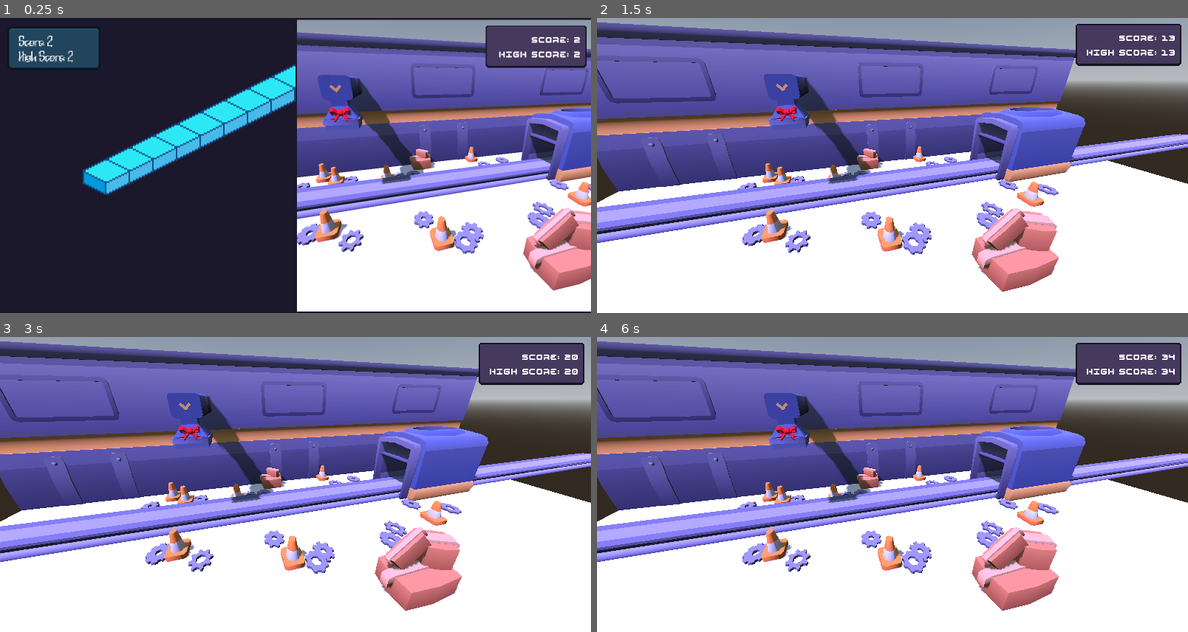
Above: before the commit, frames 1-4 (two rows, left to right).
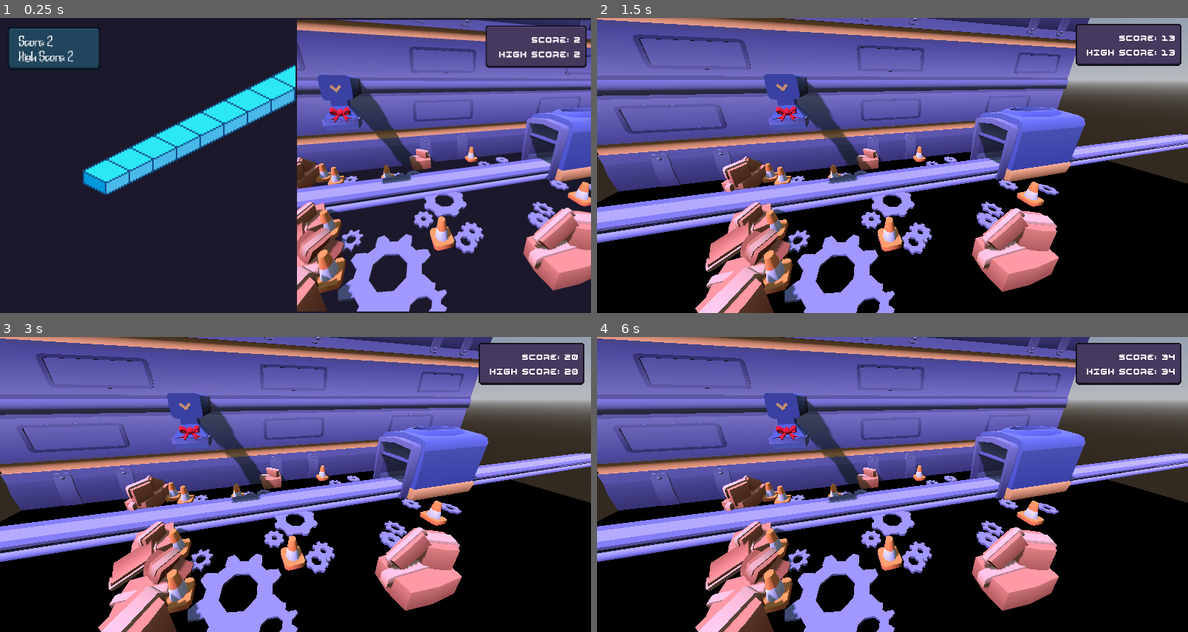
Above: after the commit, the same moments.

Repository: ofknee/tap-tap-tap
Game: Godot game, scene res://scenes/root.tscn
Two runs of this game, one before a commit and one after it. Both use one fixed random seed, a clock stepped at 60 frames per second and the inputs below.
Inputs:
- Up to frame 1 (0.25 s): no input
- Up to frame 2 (1.5 s): tap Enter at 0.5 s; hold Right (RIGHT) 0.53-1.28 s; tap Shift (SWITCH) at 0.6, 1.35 s; hold A (LEFT) from 1.28 s (still down)
- Up to frame 3 (3 s): tap Space at 2 s; release A (LEFT) at 2.03 s; hold Right (RIGHT) from 2.03 s (still down); tap Shift (SWITCH) at 2.1, 2.85 s
- Up to frame 4 (6 s): tap Enter at 3.5 s; release Right (RIGHT) at 3.53 s; hold A (LEFT) 3.53-5.78 s; tap Shift (SWITCH) every 0.75 s from 3.6 to 5.85 s; tap Space at 5 s; hold Right (RIGHT) from 5.78 s (still down)

The runs differ from the first frame. In frame 1, 27% of the frame differs, in the area x 50-100%, y 0-100%; in frame 2, 57%, in the area x 0-100%, y 0-100%; in frame 3, 57%; in frame 4, 57%.

Commit message:
factory deco

Diff:
--- a/scenes/factory/factory.tscn
+++ b/scenes/factory/factory.tscn
@@ -75,6 +75,7 @@
 points = PackedVector3Array(-0.9436528, -5.551115e-17, -0.4786345, -0.9436528, -5.551115e-17, 0.49450746, -0.9206101, 0 …(493 unchanged characters)…
 
 [sub_resource type="StandardMaterial3D" id="StandardMaterial3D_43hlm"]
+blend_mode = 2
 
 [sub_resource type="PlaneMesh" id="PlaneMesh_8o121"]
 material = SubResource("StandardMaterial3D_43hlm")
@@ -113,7 +114,7 @@
 [node name="Structure" type="Node3D" parent="." unique_id=1110542878]
 
 [node name="Walls" type="Node3D" parent="Structure" unique_id=1676959954]
-transform = Transform3D(-1, 0, 1.2763725e-07, 0, 3.36, 0, -8.742278e-08, 0, -1.46, 0, -0.1, -5.1)
+transform = Transform3D(-1, 0, 2.2045388e-07, 0, 2.28, 0, -1.509958e-07, 0, -1.46, 0, -0.1, -5.1)
 
 [node name="MainWall" parent="Structure/Walls" unique_id=198059091 instance=ExtResource("2_37mx5")]
 transform = Transform3D(40, 0, 0, 0, 1, 0, 0, 0, 1, 0, 0, 0)
@@ -125,6 +126,21 @@
 transform = Transform3D(3.3, 0, 4.790289e-06, 0, 0.99999994, 0, -1.5807951e-05, 0, 0.99999994, 15.159018, 0, -9.536743e-07)
 
 [node name="WindowWall3" parent="Structure/Walls" unique_id=1257990959 instance=ExtResource("3_57o46")]
+transform = Transform3D(3.3, 0, 4.790289e-06, 0, 0.9999999, 0, -1.580795e-05, 0, 0.9999999, -12.638086, 0, 7.1525574e-07)
+
+[node name="Walls2" type="Node3D" parent="Structure" unique_id=1408774763]
+transform = Transform3D(1, -1.9932394e-07, -3.482065e-08, -8.742278e-08, -2.28, 0, -2.3849761e-08, 4.753828e-15, -1.46, 0, 13.55, -5.1)
+
+[node name="MainWall" parent="Structure/Walls2" unique_id=1417966526 instance=ExtResource("2_37mx5")]
+transform = Transform3D(40, 0, 0, 0, 1, 0, 0, 0, 1, 0, 0, 0)
+
+[node name="WindowWall" parent="Structure/Walls2" unique_id=1633569693 instance=ExtResource("3_57o46")]
+transform = Transform3D(3.3, 0, 4.790289e-06, 0, 1, 0, -1.5807953e-05, 0, 1, 0, 0, 0)
+
+[node name="WindowWall2" parent="Structure/Walls2" unique_id=443834674 instance=ExtResource("3_57o46")]
+transform = Transform3D(3.3, 0, 4.790289e-06, 0, 0.99999994, 0, -1.5807951e-05, 0, 0.99999994, 15.159018, 0, -9.536743e-07)
+
+[node name="WindowWall3" parent="Structure/Walls2" unique_id=1956329634 instance=ExtResource("3_57o46")]
 transform = Transform3D(3.3, 0, 4.790289e-06, 0, 0.9999999, 0, -1.580795e-05, 0, 0.9999999, -12.638086, 0, 7.1525574e-07)
 
 [node name="ConveyerBelt" type="StaticBody3D" parent="Structure" unique_id=1854375526]
@@ -145,7 +161,7 @@
 yellow_button = ExtResource("8_vv6eg")
 
 [node name="Spawnpoint" type="Marker3D" parent="Structure/ConveyerSpawner" unique_id=1631144658]
-transform = Transform3D(0.99999756, 0, 0, 0, 1, 0, 0, 0, 0.9999998, 1.8965639, 0.13999994, 0.0059999824)
+transform = Transform3D(0.9999975, 0, 0, 0, 1, 0, 0, 0, 0.9999998, 2.1127958, 0.13999994, 0.0059999824)
 
 [node name="Floor" type="StaticBody3D" parent="Structure" unique_id=1081535746]
 
@@ -195,6 +211,9 @@
 [node name="cog-b3" parent="Structure/FloorDecor/Cogs" unique_id=56695871 instance=ExtResource("16_a47qo")]
 transform = Transform3D(-0.980651, 0, -0.19576417, 0, 0.9999999, 0, 0.19576417, 0, -0.9806509, -1.8337448, -7.450581e-09, 2.2060676)
 
+[node name="cog-b6" parent="Structure/FloorDecor/Cogs" unique_id=945227847 instance=ExtResource("16_a47qo")]
+transform = Transform3D(-2.5601459, 0, -0.4726161, 0, 0.9999999, 0, 0.5110736, 0, -2.3674982, -1.8337448, -5.5879354e-09, -0.40659517)
+
 [node name="cog-c3" parent="Structure/FloorDecor/Cogs" unique_id=1840112167 instance=ExtResource("17_6xsq5")]
 transform = Transform3D(-0.980651, 0, -0.19576417, 0, 0.9999999, 0, 0.19576417, 0, -0.9806509, -3.1311903, -7.450581e-09, -3.588811)
 
@@ -204,6 +223,12 @@
 [node name="cog-e3" parent="Structure/FloorDecor/Cogs" unique_id=1141472330 instance=ExtResource("19_34aiy")]
 transform = Transform3D(-0.980651, 0, -0.19576417, 0, 0.9999999, 0, 0.19576417, 0, -0.9806509, -6.7211657, -7.450581e-09, 0.9836279)
 
+[node name="cog-e6" parent="Structure/FloorDecor/Cogs" unique_id=2123366376 instance=ExtResource("19_34aiy")]
+transform = Transform3D(-3.2838836, 0, -0.60077626, 0, 0.7135243, 0, 0.65555096, 0, -3.0094967, -5.147383, -5.5879354e-09, 2.6353345)
+
+[node name="cog-e7" parent="Structure/FloorDecor/Cogs" unique_id=1538917610 instance=ExtResource("19_34aiy")]
+transform = Transform3D(-1.8376405, 0, -0.21764588, 0, 0.7135243, 0, 0.36684218, 0, -1.0902637, -4.2139893, -5.5879354e-09, 3.859508)
+
 [node name="cog-a4" parent="Structure/FloorDecor/Cogs" unique_id=1787474944 instance=ExtResource("15_h56bk")]
 transform = Transform3D(-0.8486295, 0, -0.5289876, 0, 0.9999999, 0, 0.52898765, 0, -0.8486295, -2.0822835, -7.450581e-09, -1.5989938)
 
@@ -252,6 +277,9 @@
 [node name="cone6" parent="Structure/FloorDecor/Cones" unique_id=1713577646 instance=ExtResource("20_1tqrf")]
 transform = Transform3D(3, 0, 0, 0, 3, 0, -1.1920929e-07, 0, 3, -2.7955632, 0, 1.8338499)
 
+[node name="cone9" parent="Structure/FloorDecor/Cones" unique_id=215454744 instance=ExtResource("20_1tqrf")]
+transform = Transform3D(3.0000002, 0, 0, 0, 3, 0, -1.1920929e-07, 0, 3, -7.203585, 0, 2.283566)
+
 [node name="cone7" parent="Structure/FloorDecor/Cones" unique_id=788616697 instance=ExtResource("20_1tqrf")]
 transform = Transform3D(3, 0, 0, 0, 3, 0, -1.1920929e-07, 0, 3, -8.476109, 0, -3.8478498)
 
@@ -261,20 +289,50 @@
 [node name="Boxes" type="Node3D" parent="Structure/FloorDecor" unique_id=1829081310]
 transform = Transform3D(1.08, 0, 0, 0, 1.36, 0, 0, 0, 1.37, 0, 0.03, 1.38)
 
+[node name="box-wide2" parent="Structure/FloorDecor/Boxes" unique_id=289151056 instance=ExtResource("23_nhein")]
+transform = Transform3D(4.888889, 0, 0, 0, 1.4044117, 0, 0, 0, 1.3941605, 1.3659503, -0.022059172, 3.8028493)
+
+[node name="box-small2" parent="Structure/FloorDecor/Boxes" unique_id=1140847326 instance=ExtResource("24_34aiy")]
+transform = Transform3D(2.0079765, 0, -0.95199883, 0, 1.7647058, 0, 0.75048083, 0, 1.5829303, 2.1563697, 0.53867954, 3.6558313)
+
+[node name="box-long3" parent="Structure/FloorDecor/Boxes" unique_id=234910466 instance=ExtResource("22_6xsq5")]
+transform = Transform3D(1.108769, -1.0503025, 0, 0.8051547, 0.91210717, 0, 0, 0, 0.6999037, 1.1586697, 1.0721164, 3.6543074)
+
 [node name="box-large2" parent="Structure/FloorDecor/Boxes" unique_id=431895607 instance=ExtResource("21_a47qo")]
 transform = Transform3D(1.5639387, 0, 0, 0, 1.1939965, 0, 0, 0, 1.5828694, -2.2555637, 0, -5)
 
 [node name="box-long2" parent="Structure/FloorDecor/Boxes" unique_id=2060308480 instance=ExtResource("22_6xsq5")]
 transform = Transform3D(0.74878323, 0, -0.6628149, 0, 1, 0, 0.6628149, 0, 0.74878323, -2.0758944, 0.50539947, -5)
 
-[node name="box-wide2" parent="Structure/FloorDecor" unique_id=289151056 instance=ExtResource("23_nhein")]
-transform = Transform3D(5.28, 0, 0, 0, 1.91, 0, 0, 0, 1.91, 1.4752264, -4.7683716e-07, 6.589904)
-
-[node name="box-small2" parent="Structure/FloorDecor" unique_id=1140847326 instance=ExtResource("24_34aiy")]
-transform = Transform3D(2.1686146, 0, -1.0281588, 0, 2.3999999, 0, 1.0281588, 0, 2.1686146, 2.3288794, 0.76260424, 6.3884892)
-
-[node name="box-long2" parent="Structure/FloorDecor" unique_id=234910466 instance=ExtResource("22_6xsq5")]
-transform = Transform3D(1.1974705, -1.1343267, 0, 1.0950104, 1.2404658, 0, 0, 0, 0.95886815, 1.2513633, 1.4880784, 6.386401)
+[node name="box-wide3" parent="Structure/FloorDecor/Boxes" unique_id=1100049205 instance=ExtResource("23_nhein")]
+transform = Transform3D(-1.2060006, 0, -1.351076, 0, 1.4044114, 0, 4.7378044, 0, -0.34391418, -10.677289, -0.022059172, -4.1584187)
+
+[node name="box-small3" parent="Structure/FloorDecor/Boxes" unique_id=1577193316 instance=ExtResource("24_34aiy")]
+transform = Transform3D(-1.2226199, 0, -1.2991713, 0, 1.7647058, 0, 1.7607929, 0, -1.3130591, -10.691539, 0.53867936, -3.5183043)
+
+[node name="box-small4" parent="Structure/FloorDecor/Boxes" unique_id=723830737 instance=ExtResource("24_34aiy")]
+transform = Transform3D(-1.2085669, 0, -1.8300866, 0, 2.135, 0, 1.7405536, 0, -1.2707348, -7.707058, 0.033878952, 3.396473)
+
+[node name="box-long4" parent="Structure/FloorDecor/Boxes" unique_id=240256141 instance=ExtResource("22_6xsq5")]
+transform = Transform3D(-0.27351323, 0.25909072, -0.6782743, 0.8051548, 0.9121072, 0, 1.0745044, -1.0178446, -0.17265362, -10.44355, 0.63359743, -4.2801294)
+
+[node name="box-large3" parent="Structure/FloorDecor/Boxes" unique_id=504993243 instance=ExtResource("21_a47qo")]
+transform = Transform3D(0.41563016, 0, -1.525949, 0, 1.1939965, 0, 1.5076989, 0, 0.42066112, -8.7384615, 1.8626451e-09, -0.007275939)
+
+[node name="box-long5" parent="Structure/FloorDecor/Boxes" unique_id=422878049 instance=ExtResource("22_6xsq5")]
+transform = Transform3D(-0.43998435, 0, -0.8980055, 0, 1, 0, 0.8980055, 0, -0.43998435, -8.690713, 0.5053993, 0.12926733)
+
+[node name="box-large4" parent="Structure/FloorDecor/Boxes" unique_id=785459961 instance=ExtResource("21_a47qo")]
+transform = Transform3D(-0.19381656, -0.43818906, 1.4195911, 0.07646468, -1.1106874, -0.5600579, 0.7558071, 8.8959936e-08, 0.4206959, -7.662005, 0.48804554, 1.4041108)
+
+[node name="box-long6" parent="Structure/FloorDecor/Boxes" unique_id=494494411 instance=ExtResource("22_6xsq5")]
+transform = Transform3D(-0.3674128, 0.5501615, -0.7498873, 0.24206239, 0.83505845, 0.4940479, 0.89800566, 0, -0.43998444, -7.8986483, 0.4211501, 1.5406538)
+
+[node name="box-long7" parent="Structure/FloorDecor/Boxes" unique_id=946695660 instance=ExtResource("22_6xsq5")]
+transform = Transform3D(1.1849664, 0.40906826, 1.5097443e-08, 0.22080536, -0.42663822, -0.6628914, -0.65172267, 1.2592531, -0.22458939, -9.126242, 0.5906414, 0.70981884)
+
+[node name="box-wide4" parent="Structure/FloorDecor/Boxes" unique_id=804042314 instance=ExtResource("23_nhein")]
+transform = Transform3D(2.823, 0, 0, 0, 0.81299996, 0, 0, 0, 1.274, -8.288644, -0.0062874295, 2.2385378)
 
 [node name="WorldEnvironment" type="WorldEnvironment" parent="." unique_id=409856805]
 environment = SubResource("Environment_3gw73")
--- a/scenes/factory/spawnable.gd
+++ b/scenes/factory/spawnable.gd
@@ -1,6 +1,6 @@
 extends RigidBody3D
 
-var speed = Global.speed/108.5
+var speed = Global.speed/105
 #@onready var top : CollisionShape3D = $Top
 
 # Called when the node enters the scene tree for the first time.
--- a/scenes/factory/spawnables/cone.tscn
+++ b/scenes/factory/spawnables/cone.tscn
@@ -7,7 +7,7 @@
 points = PackedVector3Array(-11.959787, -0.47939527, 7.8496914, 6.687966, 10.658247, 2.7193558, 6.7361164, 10.855016, 0 …(969 unchanged characters)…
 
 [node name="Cone" type="RigidBody3D" unique_id=679464623]
-mass = 2.0
+mass = 3.0
 gravity_scale = 2.0
 contact_monitor = true
 max_contacts_reported = 5
